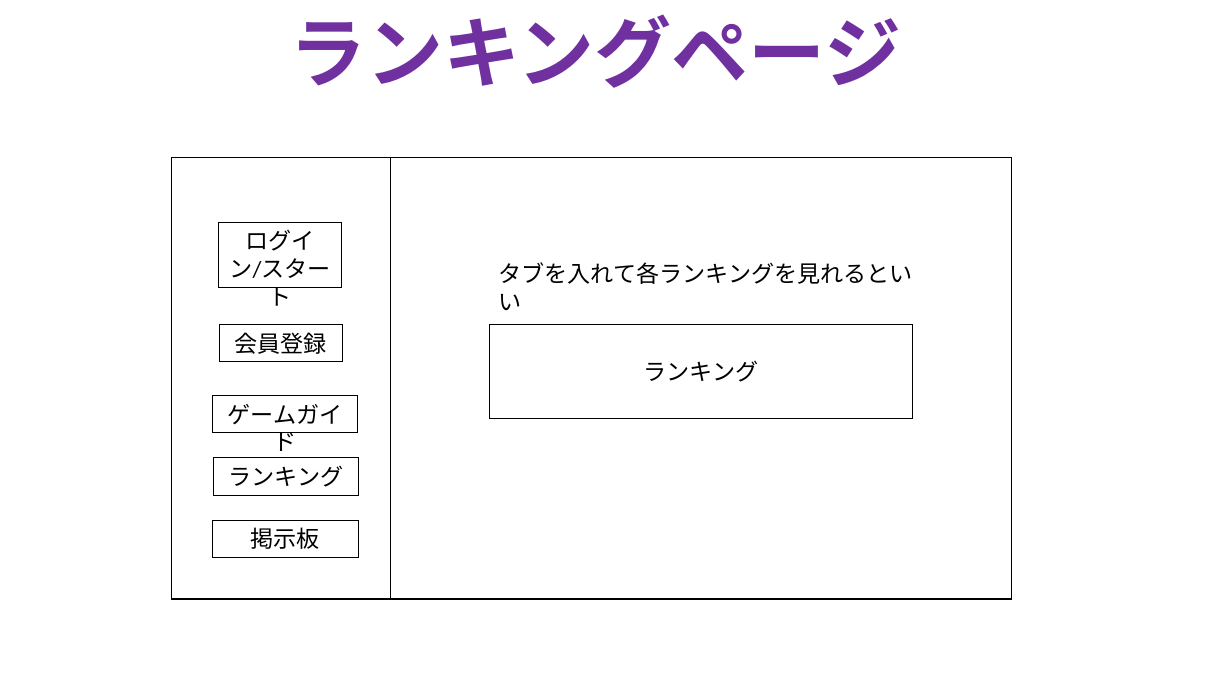
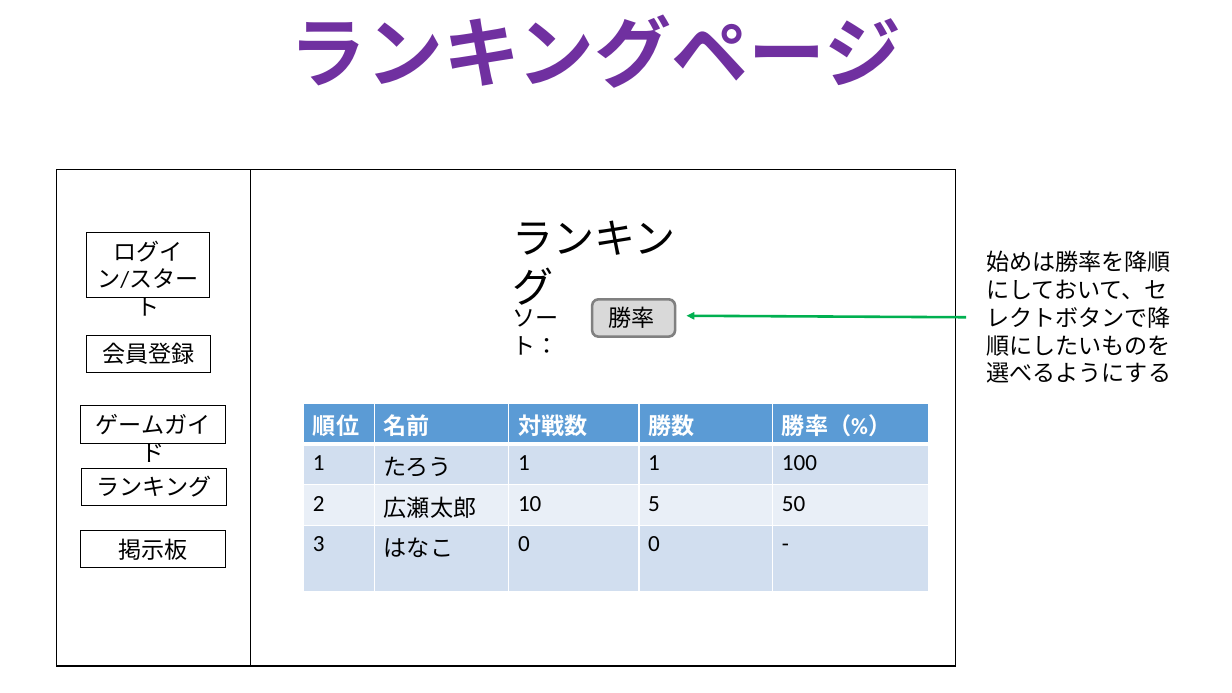
Before and after one commit to TakanoriOnuma/WebApplication, a slide deck: slide 9 of design/HTMLページ設計.pptx. Drawn at 1232x693 pixels with LibreOffice and Linux fonts; fonts in the diff are those of the drawing. Boxes give left, top, right and bottom in pixels: in the first picture for what was removed or moved away, otherwise in the second. Text is boxed around its words. In the diff, an @@ line names an element or a change of style, - is before the commit and + after.

Commit message:
ランキングページの設計をした
JavaScriptとPHPの連携で動的にランキングの変更が出来るようなページにする。

```diff
--- a/design/HTMLページ設計.pptx
+++ b/design/HTMLページ設計.pptx
@@ rectangle: place and size @@
-rectangle at [171, 158, 1012, 600]
+rectangle at [56, 170, 956, 666]
@@ line moved from (391, 158) - (391, 599) to (250, 170) - (250, 666) @@
@@ text "ランキング": place and size @@
-text "ランキング" at [490, 324, 913, 418]
+text "ランキング" at [513, 220, 676, 313]
@@ text "ランキング" at [513, 220, 676, 313]: size 18 to 32 pt; alignment centre to left; outline #000000 0.75 pt to none @@
@@ text at [986, 250, 1171, 383]: text changed @@
-タブを入れて各ランキングを見れるといい
+始めは勝率を降順にしておいて、セレクトボタンで降順にしたいものを選べるようにする
@@ rounded rectangle added at [592, 299, 676, 336], fill #D9D9D9, outline #808080 2 pt @@
@@ text added at [513, 303, 559, 355], 18 pt, text #000000 @@
+ソート：
@@ text added at [608, 306, 654, 328], 18 pt, text #000000 @@
+勝率
@@ arrow added from (967, 317) to (687, 316), #00B050 2 pt @@
@@ 3 rectangles: place and size @@
-3 rectangles at [213, 222, 360, 495]
+3 rectangles at [81, 233, 227, 506]
@@ rectangle "ゲームガイド": place and size @@
-rectangle "ゲームガイド" at [213, 396, 359, 433]
+rectangle "ゲームガイド" at [80, 406, 226, 443]
@@ table added at [304, 404, 930, 592], 4 rows, 5 columns @@
+順位 | 名前 | 対戦数 | 勝数 | 勝率（%）
+1 | たろう | 1 | 1 | 100
+2 | 広瀬太郎 | 10 | 5 | 50
+3 | はなこ | 0 | 0 | -
@@ rectangle "掲示板": place and size @@
-rectangle "掲示板" at [213, 520, 359, 557]
+rectangle "掲示板" at [80, 531, 226, 567]
```
